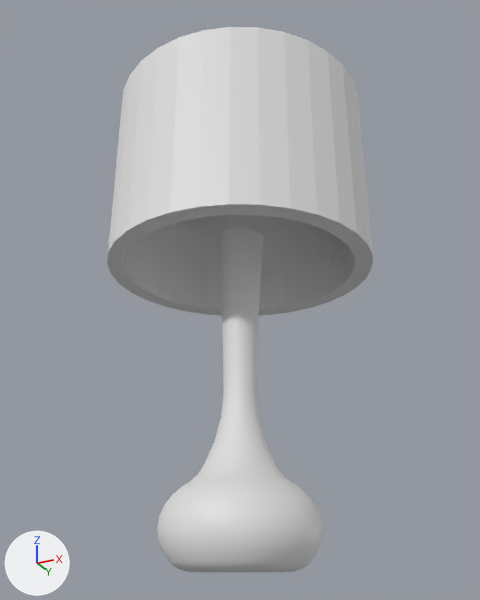
What one commit did to the FBX model Assets/3D/SM_Lamp_A.fbx.
Before and after are seen from a camera (50 mm lens) standing at (0.316, -0.631, 0.003) and looking at (0.002, -0.005, 0.285). The axes (+X, +Y, +Z) are drawn at lower left. The lights are the same throughout.
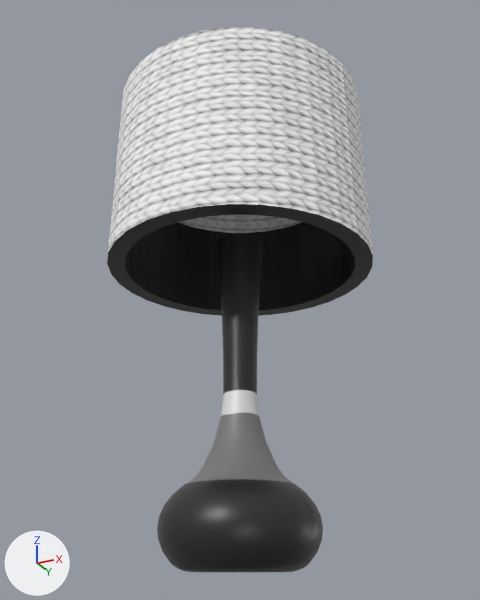
Pixel boxes [x1, y1, x2, y2] of what changed, in the pictures (480 x 600 px):
part 1 of me_sphere, deleted: before [217, 228, 264, 241]
part 2 of me_sphere, surface changed (grey to black): [107, 27, 373, 572] in both
part 3 of me_sphere, recoloured: before [186, 466, 221, 484]

Diff of the bpy script that builds the scene:
```diff
--- a/Assets/3D/SM_Lamp_A.fbx.py
+++ b/Assets/3D/SM_Lamp_A.fbx.py
@@ img_t_lampa_n_tga @@
+img_t_lampa_n_tga = load_image('T_LampA_N.tga', 'Materials/Texture/T_LampA_N.tga', 1024, 1024, 'Non-Color')
@@ img_t_lampa_r_tga @@
+img_t_lampa_r_tga = load_image('T_LampA_R.tga', 'Materials/Texture/T_LampA_R.tga', 1024, 1024, 'Non-Color')
@@ img_t_lampa_b_tga @@
+img_t_lampa_b_tga = load_image('T_LampA_B.tga', 'Materials/Texture/T_LampA_B.tga', 1024, 1024, 'sRGB')
@@ mat_t_lamp_a @@
+mat_t_lamp_a = bpy.data.materials.new('T_Lamp_A')
+# uses the picture img_t_lampa_b_tga
+# uses the picture img_t_lampa_n_tga
+# uses the picture img_t_lampa_r_tga
@@ me_sphere @@
 # used by ob_sphere; location = (0.0, 0.0, 0.0); rotation_euler = (1.571, 0.0, 0.0), in degrees (90, 0, 0); scale = (0.01, 0.01, 0.01)
-me_sphere.from_pydata(...)  # 928 vertices, 866 faces; spans x -15.2..15.2, y 0.0..54.5, z -15.2..15.2
+me_sphere.from_pydata(...)  # 896 vertices, 833 faces; spans x -15.2..15.2, y 0.0..54.5, z -15.2..15.2
+# me_sphere part 1
+# 32 vertices are removed from x -2.8..2.8, y 36.5, z -2.8..2.8
+# 32 faces are deleted
+# me_sphere part 2: 823 kept faces spanning x -15.2..15.2, y 0.0..54.5, z -15.2..15.2 get new texture (UV) coordinates
+# me_sphere part 3: 833 faces spanning x -15.2..15.2, y 0.0..54.5, z -15.2..15.2 switch from mat_t_lamp_b (white #e7e7e7) to mat_t_lamp_a
```
